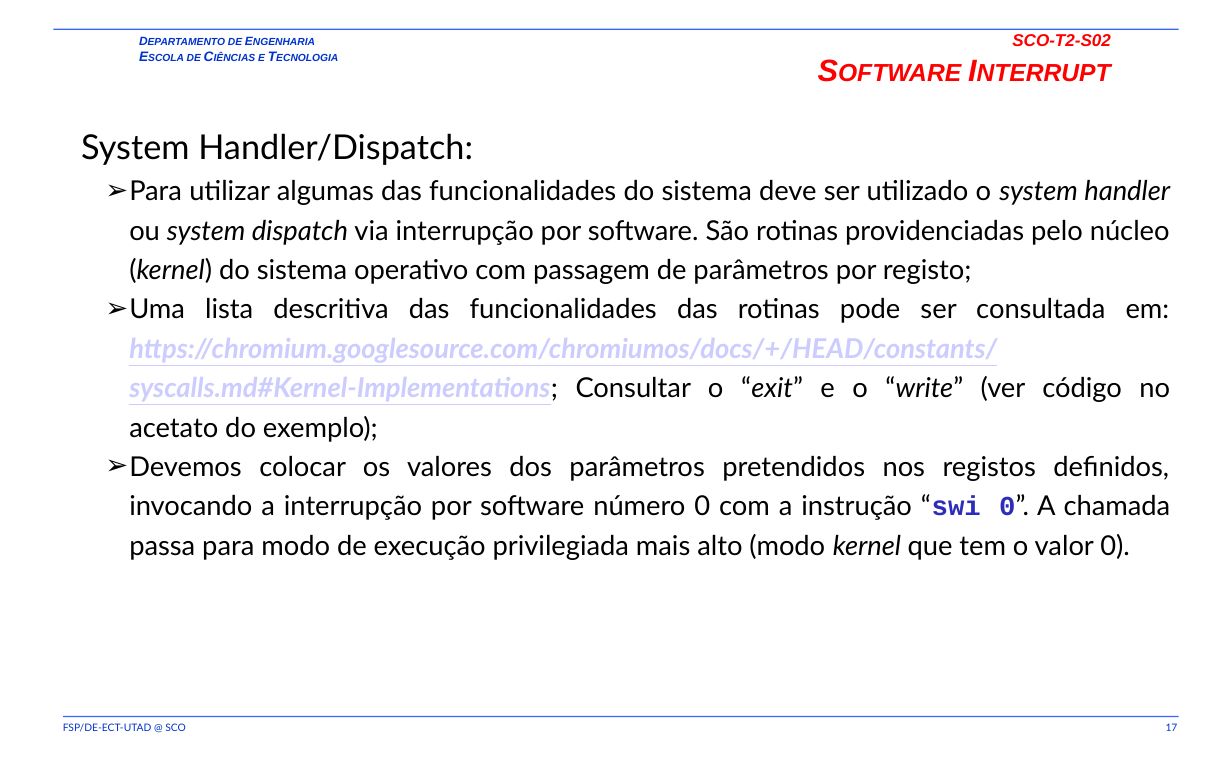
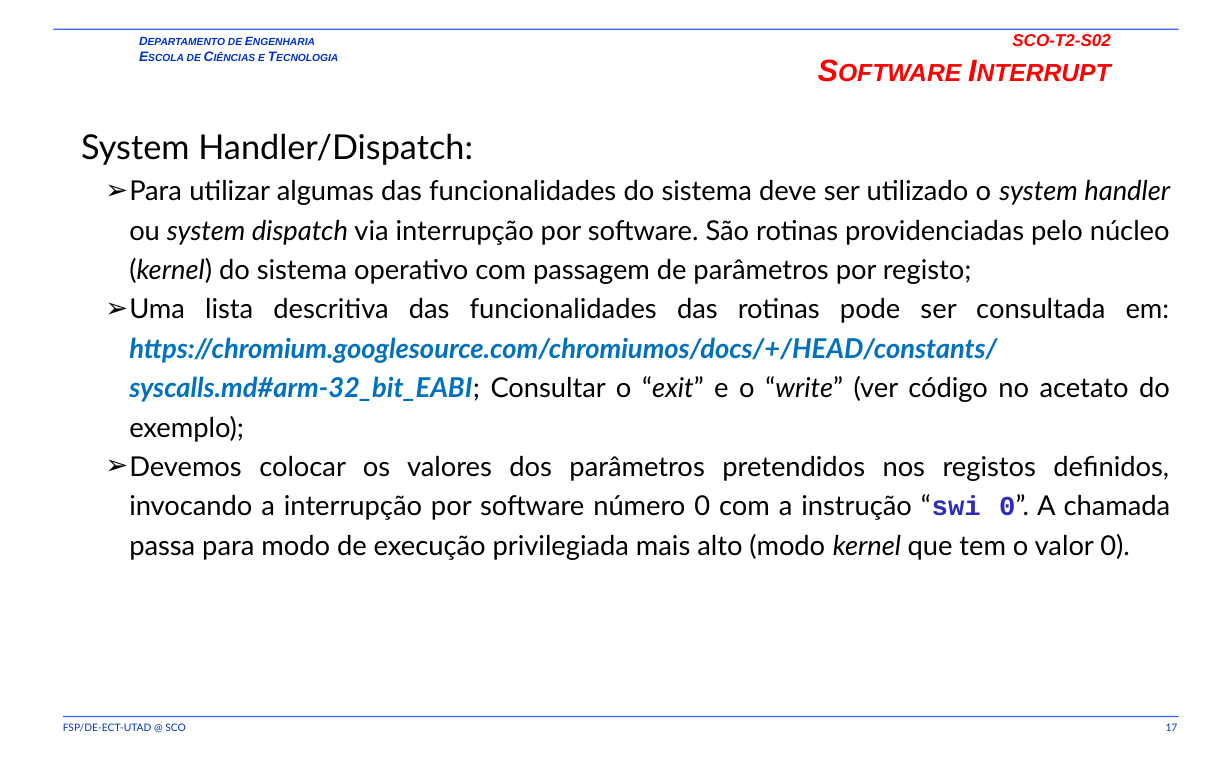
Before and after one commit to fsp864/UTAD-SCO, a slide deck: slide 17 of aulas/t/SCO-T2-S01-S02.pptx. Drawn at 1232x770 pixels with LibreOffice and Linux fonts; fonts in the diff are those of the drawing; background and template pictures are left out. Boxes give left, top, right and bottom in pixels: in the first picture for what was removed or moved away, otherwise in the second. Text is boxed around its words. In the diff, an @@ line names an element or a change of style, - is before the commit and + after.

```diff
--- a/aulas/t/SCO-T2-S01-S02.pptx
+++ b/aulas/t/SCO-T2-S01-S02.pptx
@@ text at box(129, 298, 1170, 442): text changed @@
-  ➢ Uma lista descritiva das funcionalidades das rotinas pode ser consultada em: https://chromium.googlesource.com/chromiumos/docs/+/HEAD/constants/syscalls.md#Kernel-Implementations; Consultar o “exit” e o “write” (ver código no acetato do exemplo);
+  ➢ Uma lista descritiva das funcionalidades das rotinas pode ser consultada em: https://chromium.googlesource.com/chromiumos/docs/+/HEAD/constants/syscalls.md#arm-32_bit_EABI; Consultar o “exit” e o “write” (ver código no acetato do exemplo);
```
Also in this commit, not shown: 1 other slide changed, 1 other file.
